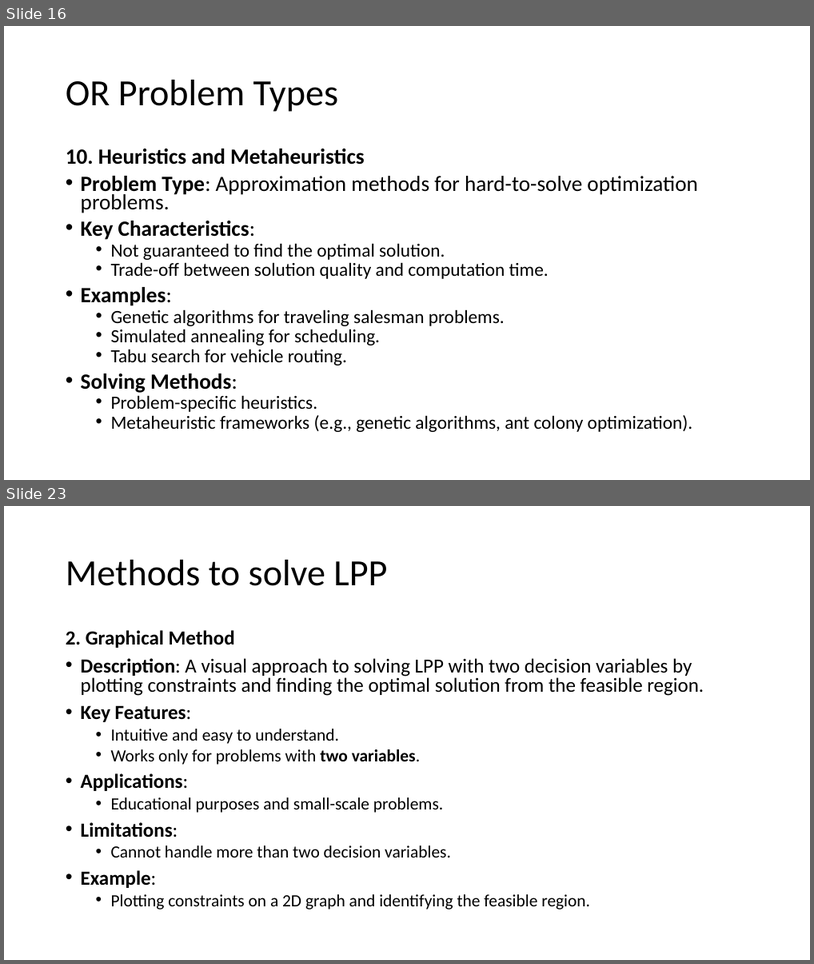
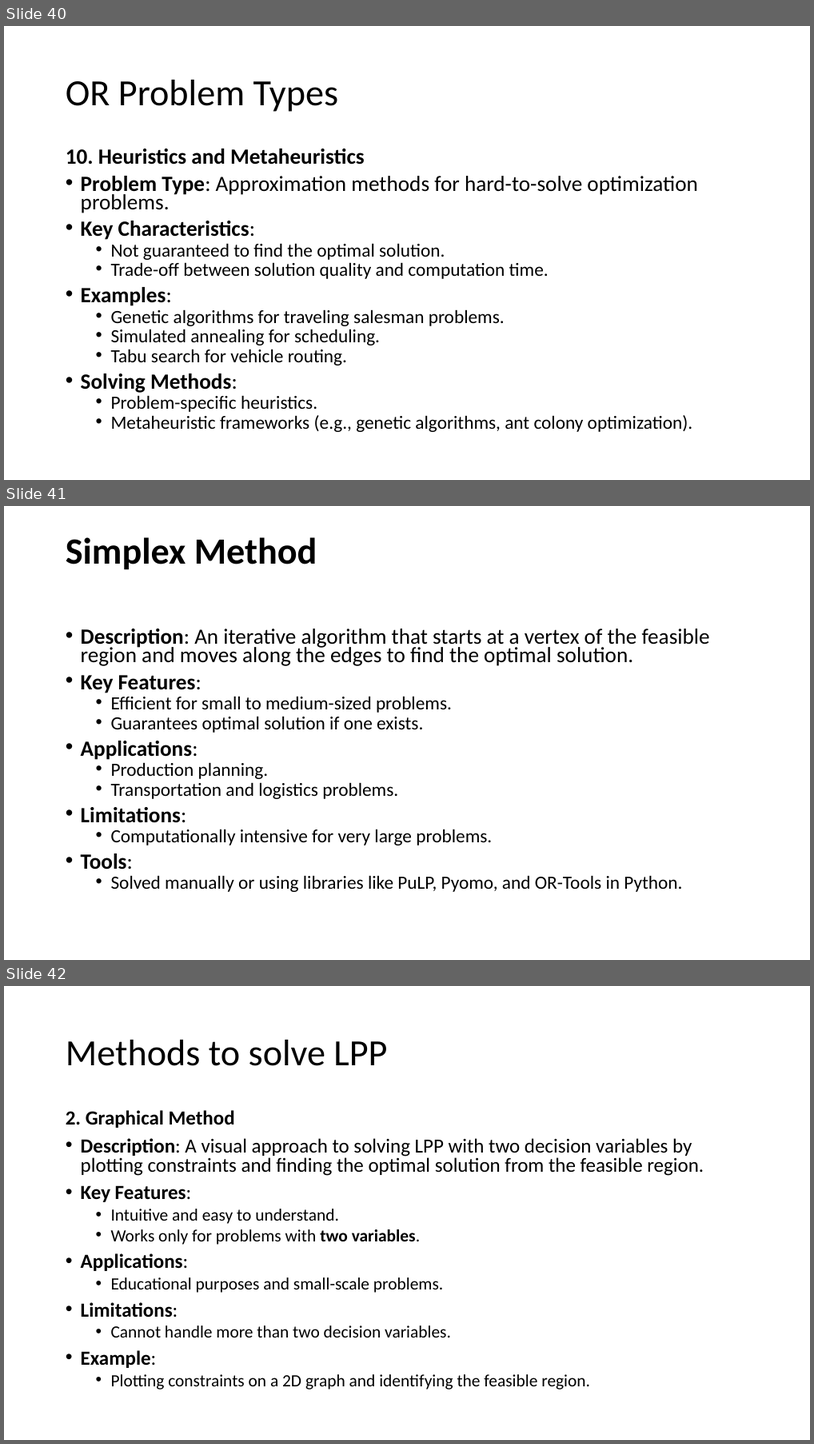
Before and after one commit to basudev2016/OperationResearch, a slide deck: OR.pptx. Shown one above the other, each under a label of ours: slides 16 and 23 before the commit, slides 40, 41 and 42 after it; the slides between them are not shown. The pictures are 814x964 and 814x1444 pixels, drawn with LibreOffice and Linux fonts; fonts in the diff are those of the drawing. Boxes give left, top, right and bottom in pixels: in the first picture for what was removed or moved away, otherwise in the second. Text is boxed around its words. In the diff, an @@ line names an element or a change of style, - is before the commit and + after.

Commit message:
added minimization problem

```diff
--- a/OR.pptx
+++ b/OR.pptx
@@ slide 41 added at [4,506,810,960], background #FFFFFF @@
@@ title added at [66,537,318,570], 44 pt, text #000000, bold @@
+Simplex Method
@@ text added at [81,628,710,892], 22.2 pt, text #000000 @@
+• Description: An iterative algorithm that starts at a vertex of the feasible region and moves along the edges to find the optimal solution.
+• Key Features:
+  • Efficient for small to medium-sized problems.
+  • Guarantees optimal solution if one exists.
+• Applications:
+  • Production planning.
+  • Transportation and logistics problems.
+• Limitations:
+  • Computationally intensive for very large problems.
+• Tools:
+  • Solved manually or using libraries like PuLP, Pyomo, and OR-Tools in Python.
@@ what was slide 16 is now slide 40 @@
@@ what was slide 23 is now slide 42 @@
```
Also in this commit, not shown: 2 slides changed, 8 other slides added, 1 slide removed, 1 other file.
